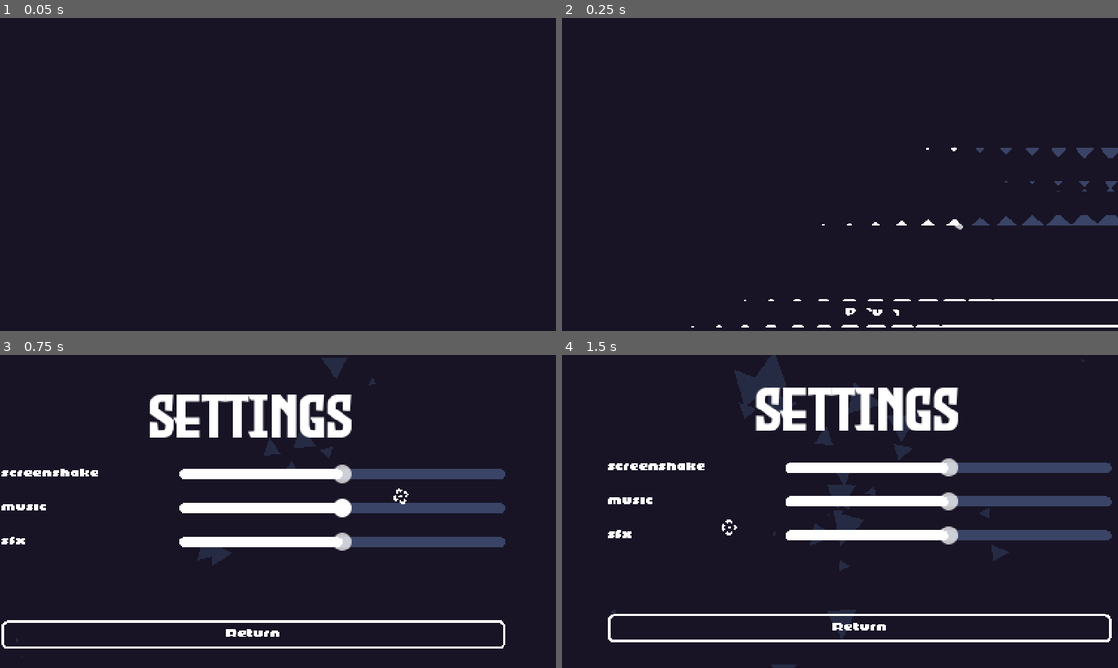
Above: before the commit, frames 1-4 (two rows, left to right).
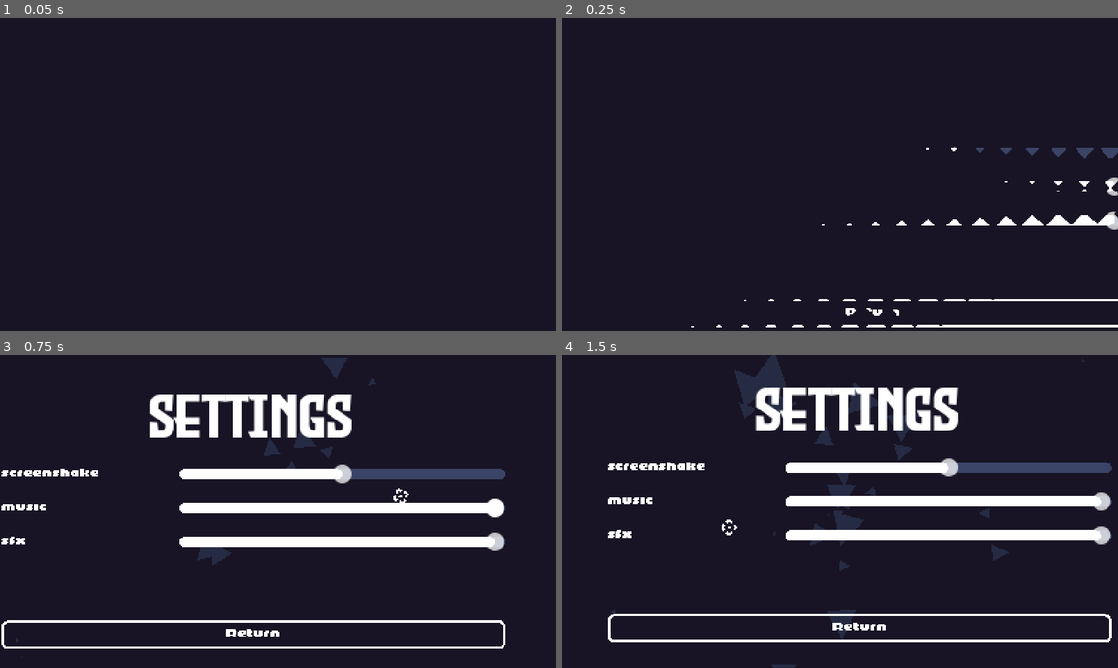
Above: after the commit, the same moments.

Repository: SubsolarGames/topdown-shooter-engine
Game: Godot game, scene res://scenes/settings_menu.tscn
The game is run twice, just before and just after one commit, with the same random seed, the same clock (stepped at 60 frames per second) and the same inputs. This scene is started directly instead of the project's main scene. Sound files missing from this copy of the repository are replaced by a short silence.
Inputs (mouse positions are in pixels of both pictures, inside the frame that each line leads up to):
- Up to frame 1 (0.05 s): no input
- Up to frame 2 (0.25 s): no input
- Up to frame 3 (0.75 s): move the mouse to (400, 495) at 0.52 s; hold D (right) from 0.53 s (still down); tap Space (dash) at 0.6 s
- Up to frame 4 (1.5 s): tap E (interact) at 0.8, 1.35 s; move the mouse to (728, 527) at 1.27 s; release D (right) at 1.28 s; hold S (down) from 1.28 s (still down)

Frame 1 is identical in both runs. In frame 2, 0.6% of the frame differs, in the area x 70-100%, y 50-68%; in frame 3, 2.1%; in frame 4, 2.2%, in the area x 68-99%, y 43-61%.

Commit message:
Day 7

Diff:
--- a/scenes/player.tscn
+++ b/scenes/player.tscn
@@ -8,7 +8,6 @@
 [ext_resource type="Shader" uid="uid://cmoetrnigluwh" path="res://shaders/white.gdshader" id="5_y4r1p"]
 [ext_resource type="Texture2D" uid="uid://rkqhdehta3av" path="res://assets/player_weak.png" id="6_3v2ag"]
 [ext_resource type="PackedScene" uid="uid://bgp7fiqs72dqk" path="res://scenes/dust_particle.tscn" id="6_tuyoq"]
-[ext_resource type="PackedScene" uid="uid://c47821j3o5p7c" path="res://scenes/spawner.tscn" id="7_fjrip"]
 [ext_resource type="PackedScene" uid="uid://c26lri35mtwbc" path="res://scenes/dash_ghost.tscn" id="8_smehm"]
 [ext_resource type="PackedScene" uid="uid://dx137s8qt5iyj" path="res://scenes/dash_particle.tscn" id="9_ur7pv"]
 [ext_resource type="PackedScene" uid="uid://cyi562wnh0tgw" path="res://scenes/damagebox.tscn" id="12_3v2ag"]
@@ -28,13 +27,13 @@
 radius = 3.0
 height = 14.0
 
-[node name="player" type="Node2D" node_paths=PackedStringArray("moveable", "animated_character", "dust_particle", "spawner", "dash_particle", "healthbox")]
+[node name="player" type="Node2D" node_paths=PackedStringArray("moveable", "animated_character", "dust_particle", "dash_particle", "healthbox")]
 z_index = 10
 script = ExtResource("1_qlg0r")
 moveable = NodePath("moveable")
 animated_character = NodePath("animated_character")
 dust_particle = NodePath("dust_particle")
-spawner = NodePath("spawner")
+dash_effect_scene = ExtResource("8_smehm")
 dash_particle = NodePath("dash_particle")
 healthbox = NodePath("healthbox")
 normal_texture = ExtResource("3_dqkch")
@@ -92,10 +91,6 @@
 [node name="CollisionShape2D" type="CollisionShape2D" parent="healthbox"]
 shape = SubResource("CapsuleShape2D_y4r1p")
 
-[node name="spawner" parent="." node_paths=PackedStringArray("entity") instance=ExtResource("7_fjrip")]
-entity = NodePath("..")
-obj = ExtResource("8_smehm")
-
 [node name="spawn_dash_ghost" type="Timer" parent="."]
 wait_time = 0.05
 one_shot = true
--- a/scenes/spawner.tscn
+++ /dev/null
@@ -1,6 +0,0 @@
-[gd_scene load_steps=2 format=3 uid="uid://c47821j3o5p7c"]
-
-[ext_resource type="Script" uid="uid://c4trb3j8lrbjm" path="res://scripts/spawner.gd" id="1_2vbf6"]
-
-[node name="spawner" type="Node2D"]
-script = ExtResource("1_2vbf6")
--- a/scripts/dash_icons.gd
+++ b/scripts/dash_icons.gd
@@ -16,11 +16,9 @@
                 i.queue_free()
 
             var inst: Control
-
             for i in range(player_dashes):
                 inst = icon_scene.instantiate()
                 add_child(inst)
-
             for i in range(Globals.player.max_dashes - player_dashes):
                 inst = empty_scene.instantiate()
                 add_child(inst)
--- a/scripts/enemy.gd
+++ b/scripts/enemy.gd
@@ -25,7 +25,12 @@
 func _ready() -> void:
 	$nav_update.wait_time = randf_range(0.25, 1.5)
 	$nav_update.start()
+
 	moveable.speed = randf_range(speed_min, speed_max)
+
+
+func _on_navigation_agent_2d_velocity_computed(safe_velocity: Vector2) -> void:
+	moveable.accel_direction(safe_velocity, prev_delta)
 
 
 func _process(delta: float) -> void:
@@ -75,7 +80,3 @@
 func _on_interest_body_entered(body:Node2D) -> void:
 	if target != Globals.player:
 		target = body.entity
-
-
-func _on_navigation_agent_2d_velocity_computed(safe_velocity: Vector2) -> void:
-	moveable.accel_direction(safe_velocity, prev_delta)
--- a/scripts/explosion.gd
+++ b/scripts/explosion.gd
@@ -6,6 +6,7 @@
 
 func _ready() -> void:
     AudioManager.play_sound(SoundEffect.SOUND_EFFECT_TYPE.EXPLOSION, position)
+
     $CPUParticles2D.effect_scale = effect_scale
     $CPUParticles2D.setoff()
 
--- a/scripts/fade.gd
+++ b/scripts/fade.gd
@@ -7,6 +7,8 @@
 
 func _ready() -> void:
     var tween = get_tree().create_tween()
+
     tween.tween_property(self, "modulate", Color(0, 0, 0, 0), fade_time)
+
     if delete:
         tween.tween_callback(queue_free)
--- a/scripts/gun_pickup.gd
+++ b/scripts/gun_pickup.gd
@@ -5,8 +5,6 @@
 
 
 func give_item() -> void:
-
 	Globals.player.guns.append(gun_scene)
-	print(Globals.player.guns)
 	Globals.player.gun_index = len(Globals.player.guns) - 1
 	Globals.player.update_gun()
--- a/scripts/healthbox.gd
+++ b/scripts/healthbox.gd
@@ -1,5 +1,6 @@
 extends Area2D
 class_name HealthBox
+
 
 signal died
 signal take_damage
--- a/scripts/hit_effect.gd
+++ b/scripts/hit_effect.gd
@@ -2,6 +2,7 @@
 
 
 var alpha_value: float = 0.0
+
 
 func _process(delta: float) -> void:
     if Globals.hit_effect_value == 1.0:
--- a/scripts/main_menu.gd
+++ b/scripts/main_menu.gd
@@ -1,6 +1,4 @@
 extends MenuParent
-
-
 
 
 func _on_button_pressed() -> void:
--- a/scripts/moveable.gd
+++ b/scripts/moveable.gd
@@ -1,5 +1,6 @@
 extends CharacterBody2D
 class_name Moveable
+
 
 signal collided
 
@@ -14,7 +15,6 @@
 @export var bounce: bool = false
 @export var random_force: bool = false
 @export var dash_sound: SoundEffect.SOUND_EFFECT_TYPE
-
 
 enum STATES {
     moving,
@@ -57,7 +57,6 @@
     velocity = lerp(velocity, direction.normalized() * (speed-slowdown), Globals.blend(accel * delta))
 
 
-
 func add_force(force: Vector2):
     velocity += force
 
--- a/scripts/player.gd
+++ b/scripts/player.gd
@@ -5,7 +5,7 @@
 @export var moveable: Moveable
 @export var animated_character: AnimatedCharacter
 @export var dust_particle: CPUParticles2D
-@export var spawner: Spawner
+@export var dash_effect_scene: PackedScene
 @export var dash_particle: CPUParticles2D
 @export var healthbox: HealthBox
 @export var normal_texture: Texture2D
@@ -26,29 +26,28 @@
 	Globals.player = self
 
 	healthbox.take_damage.connect(on_hit)
-	healthbox.died.connect(func():
-		Globals.ui.get_node("anim").play_backwards("forward")
-		invinc = true
-		get_tree().create_timer(0.5).timeout.connect(func():
-			Globals.reset()
-			get_tree().reload_current_scene()
-		)
-	)
+	healthbox.died.connect(on_die)
 
 
 func _process(delta: float) -> void:
-	modulate.a = lerp(modulate.a, target_mod, 10 * delta)
-	animated_character.material.set_shader_parameter("alpha", modulate.a)
-	if invinc:
-		if modulate.a > target_mod - 0.05 and modulate.a < target_mod + 0.05:
-			if target_mod == 1.0:
-				target_mod = 0.0
-			elif target_mod == 0.0:
-				target_mod = 1.0
+	gun.target = get_global_mouse_position()
+
+	move_around(delta)
+
+	animated_character.animate()
+	animate_modulate(delta)
+
+	if $animated_character.texture == weak_texture and dashes > 0:
+		$animated_character.texture = normal_texture
+
+	scroll_guns()
+
+	dash_action()
+
+	shoot_action()
 
 
-	gun.target = get_global_mouse_position()
-
+func move_around(delta: float) -> void:
 	var direction: Vector2 = Input.get_vector("left", "right", "up", "down")
 
 	if direction != Vector2.ZERO:
@@ -58,25 +57,32 @@
 		dust_particle.emitting = false
 		moveable.add_friction(delta)
 
-	animated_character.animate()
 
-	if Input.is_action_just_pressed("scroll up"):
-		AudioManager.play_sound(SoundEffect.SOUND_EFFECT_TYPE.SWITCH_GUN, position)
+func shoot_action() -> void:
+	if Input.is_action_pressed("shoot"):
+		gun.shoot()
+		moveable.slowdown = gun.slowdown
+	else:
+		moveable.slowdown = 0
 
-		gun_index += 1
-		if gun_index >= len(guns):
-			gun_index = 0
+	if moveable.state == moveable.STATES.dashing:
+		dash_particle.rotation = animated_character.rotation - deg_to_rad(90)
+		dash_particle.emitting = true
 
-		update_gun()
+		if $spawn_dash_ghost.time_left == 0:
+			$spawn_dash_ghost.start()
 
-	if Input.is_action_just_pressed("scroll down"):
-		AudioManager.play_sound(SoundEffect.SOUND_EFFECT_TYPE.SWITCH_GUN, position)
-		gun_index -= 1
-		if gun_index < 0:
-			gun_index = len(guns)-1
+			var dash_inst: Node2D = dash_effect_scene.instantiate()
+			dash_inst.rotation = animated_character.rotation
+			dash_inst.position = position
+			dash_inst.scale = animated_character.scale
+			get_parent().add_child(dash_inst)
+	else:
+		dash_particle.rotation = moveable.velocity.angle()
+		dash_particle.emitting = false
 
-		update_gun()
 
+func dash_action() -> void:
 	if Input.is_action_just_pressed("dash"):
 		if dashes > 0:
 			if $dash_regen.time_left == 0.0:
@@ -99,25 +105,35 @@
 		else:
 			AudioManager.play_sound(SoundEffect.SOUND_EFFECT_TYPE.DASH_FAIL, position)
 
-	if $animated_character.texture == weak_texture and dashes > 0:
-		$animated_character.texture = normal_texture
 
-	if Input.is_action_pressed("shoot"):
-		gun.shoot()
-		moveable.slowdown = gun.slowdown
-	else:
-		moveable.slowdown = 0
+func animate_modulate(delta: float) -> void:
+	modulate.a = lerp(modulate.a, target_mod, 10 * delta)
+	animated_character.material.set_shader_parameter("alpha", modulate.a)
+	if invinc:
+		if modulate.a > target_mod - 0.05 and modulate.a < target_mod + 0.05:
+			if target_mod == 1.0:
+				target_mod = 0.0
+			elif target_mod == 0.0:
+				target_mod = 1.0
 
-	if moveable.state == moveable.STATES.dashing:
-		dash_particle.rotation = animated_character.rotation - deg_to_rad(90)
-		dash_particle.emitting = true
 
-		if $spawn_dash_ghost.time_left == 0:
-			$spawn_dash_ghost.start()
-			spawner.spawn_obj(global_position, animated_character.rotation, animated_character.scale)
-	else:
-		dash_particle.rotation = moveable.velocity.angle()
-		dash_particle.emitting = false
+func scroll_guns() -> void:
+	if Input.is_action_just_pressed("scroll up"):
+		AudioManager.play_sound(SoundEffect.SOUND_EFFECT_TYPE.SWITCH_GUN, position)
+
+		gun_index += 1
+		if gun_index >= len(guns):
+			gun_index = 0
+
+		update_gun()
+
+	if Input.is_action_just_pressed("scroll down"):
+		AudioManager.play_sound(SoundEffect.SOUND_EFFECT_TYPE.SWITCH_GUN, position)
+		gun_index -= 1
+		if gun_index < 0:
+			gun_index = len(guns)-1
+
+		update_gun()
 
 
 func _on_dash_regen_timeout() -> void:
@@ -141,6 +157,15 @@
 	Globals.hit_effect(0.1)
 
 
+func on_die():
+	Globals.ui.get_node("anim").play_backwards("forward")
+	invinc = true
+	get_tree().create_timer(0.5).timeout.connect(func():
+		Globals.reset()
+		get_tree().reload_current_scene()
+	)
+
+
 func update_gun():
 	if gun:
 		gun.queue_free()
--- a/scripts/settings_menu.gd
+++ b/scripts/settings_menu.gd
@@ -3,8 +3,13 @@
 
 func _ready() -> void:
 	$CanvasLayer/MarginContainer/VBoxContainer/slider.set_slider(Globals.screenshake_mul * 50)
-	$CanvasLayer/MarginContainer/VBoxContainer/slider2.set_slider((db_to_linear(Globals.music_volume) * 100) - 50)
-	$CanvasLayer/MarginContainer/VBoxContainer/slider3.set_slider((db_to_linear(Globals.sfx_volume) * 100) - 50)
+	$CanvasLayer/MarginContainer/VBoxContainer/slider2.set_slider(db_to_linear(Globals.music_volume))
+	$CanvasLayer/MarginContainer/VBoxContainer/slider2.get_node("HSlider").min_value = 0.0
+	$CanvasLayer/MarginContainer/VBoxContainer/slider2.get_node("HSlider").max_value = 1.0
+
+	$CanvasLayer/MarginContainer/VBoxContainer/slider3.set_slider(db_to_linear(Globals.sfx_volume))
+	$CanvasLayer/MarginContainer/VBoxContainer/slider3.get_node("HSlider").min_value = 0.0
+	$CanvasLayer/MarginContainer/VBoxContainer/slider3.get_node("HSlider").max_value = 1.0
 
 
 func _on_button_pressed() -> void:
@@ -16,8 +21,8 @@
 
 
 func _on_slider_2_new_value(value: Variant) -> void:
-	Globals.music_volume = linear_to_db((value + 50) / 100)
+	Globals.music_volume = linear_to_db(value)
 
 
 func _on_slider_3_new_value(value: Variant) -> void:
-	Globals.sfx_volume = linear_to_db((value + 50) / 100)
+	Globals.sfx_volume = linear_to_db(value)
--- a/scripts/slider.gd
+++ b/scripts/slider.gd
@@ -14,7 +14,7 @@
     AudioManager.play_sound(SoundEffect.SOUND_EFFECT_TYPE.BUTTON, position)
 
 
-func _on_h_slider_drag_ended(value_changed:bool) -> void:
+func _on_h_slider_drag_ended(_value_changed:bool) -> void:
     AudioManager.play_sound(SoundEffect.SOUND_EFFECT_TYPE.BUTTON, position)
 
 
--- a/scripts/spawner.gd
+++ /dev/null
@@ -1,14 +0,0 @@
-extends Node2D
-class_name Spawner
-
-@export var entity: Node2D
-@export var obj: PackedScene
-
-
-func spawn_obj(obj_position: Vector2 = Vector2.ZERO, obj_rotation: float = 0, obj_scale: Vector2 = Vector2.ONE, obj_modulate: Color = Color(1, 1, 1, 1) ):
-    var inst: Node2D = obj.instantiate()
-    inst.position = obj_position
-    inst.scale = obj_scale
-    inst.rotation = obj_rotation
-    inst.modulate = obj_modulate
-    entity.get_parent().add_child(inst)
Not shown: 1 places in scenes/player.tscn that only renumber resources
Not shown, removed: scripts/spawner.gd.uid
